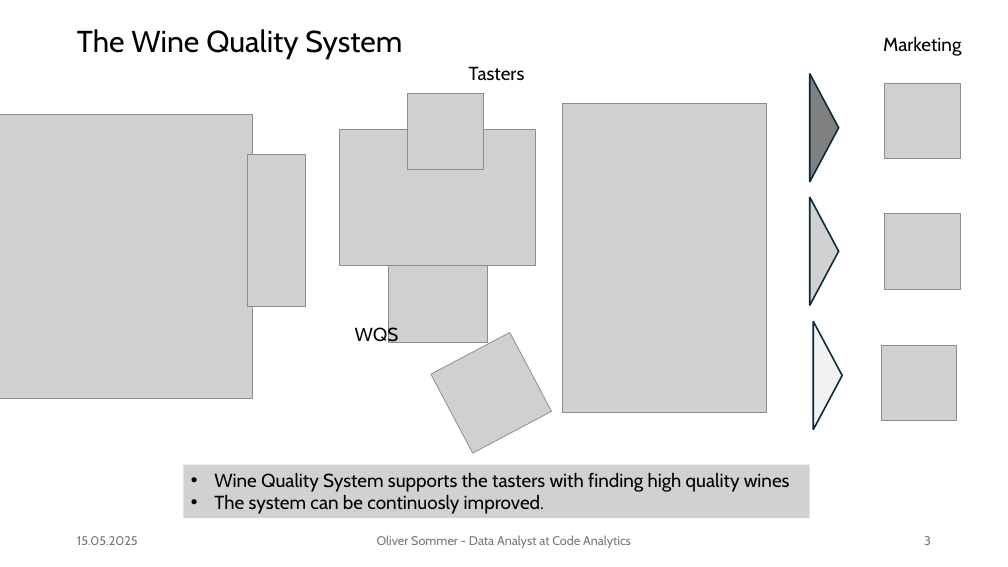
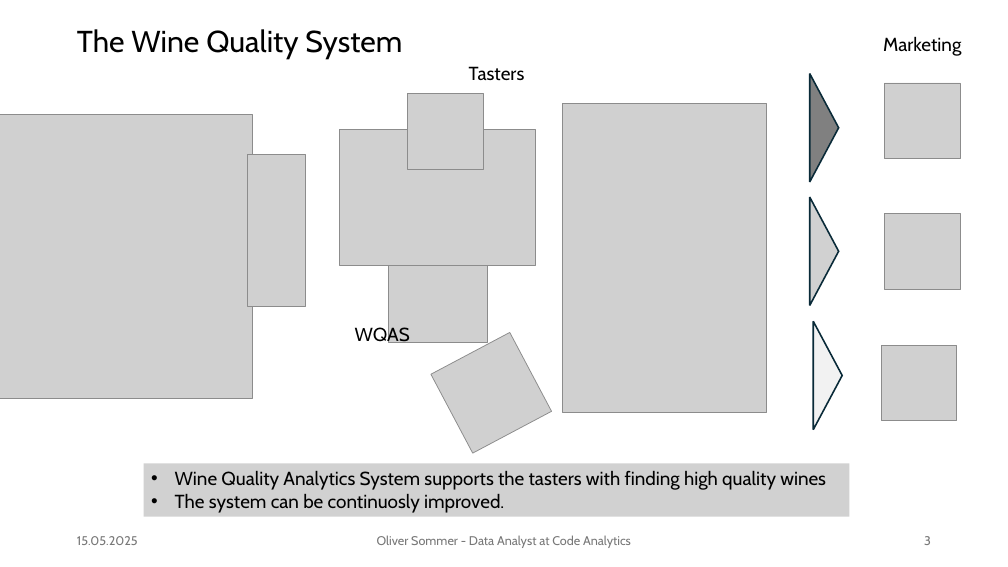
Before and after one commit to olemir/data-analysis-on-wine, a slide deck: slide 3 of reports/Wine Quality Analytics System.pptx. Drawn at 1008x567 pixels with LibreOffice and Linux fonts; fonts in the diff are those of the drawing; grey boxes stand for pictures. Boxes give left, top, right and bottom in pixels: in the first picture for what was removed or moved away, otherwise in the second. Text is boxed around its words. In the diff, an @@ line names an element or a change of style, - is before the commit and + after.

Commit message:
final presentation

```diff
--- a/reports/Wine Quality Analytics System.pptx
+++ b/reports/Wine Quality Analytics System.pptx
@@ text at box(355, 325, 410, 346): text changed @@
-WQS
+WQAS
@@ rectangle "Wine Quality Analytics System supports ...": place and size @@
-rectangle "Wine Quality Analytics System supports ..." at box(184, 465, 811, 519)
+rectangle "Wine Quality Analytics System supports ..." at box(144, 464, 850, 517)
@@ text in rectangle at box(175, 471, 826, 490): text changed @@
-• Wine Quality System supports the tasters with finding high quality wines
+• Wine Quality Analytics System supports the tasters with finding high quality wines
```
Also in this commit, not shown: 1 other file.
